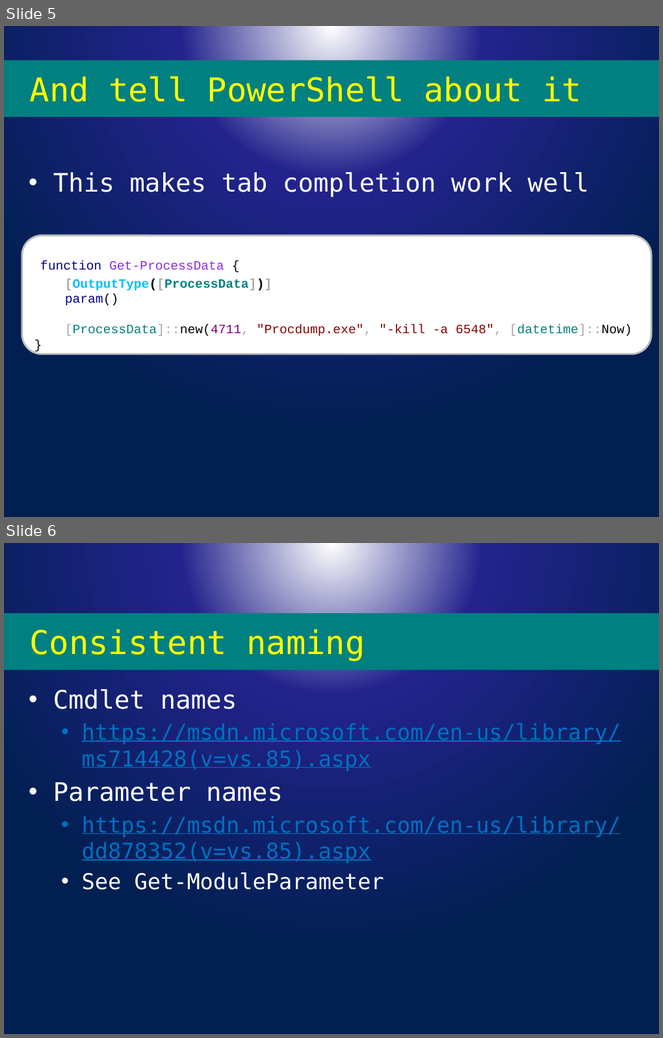
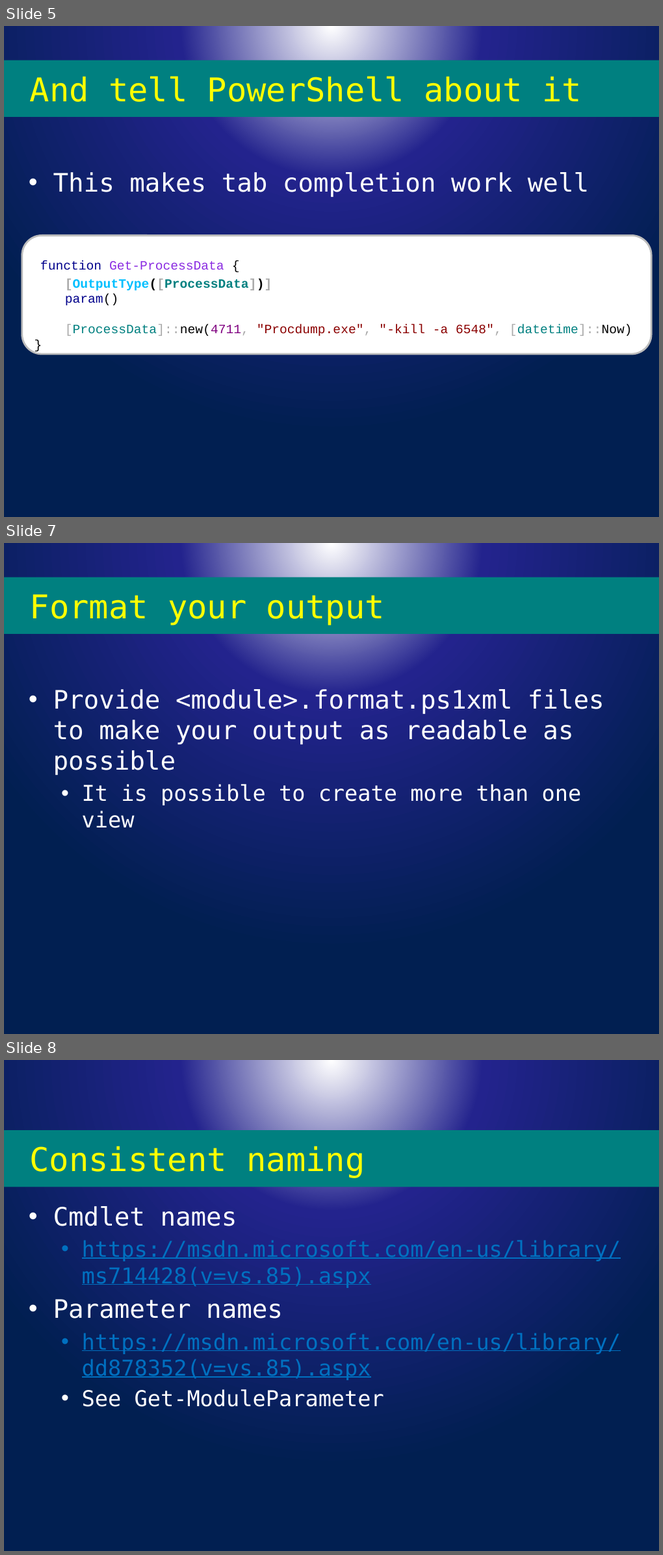
Before and after one commit to powercode/PSConfEU, a slide deck: PSCONFEU_Modules2017.pptx. Shown one above the other, each under a label of ours: slides 5 and 6 before the commit, slides 5, 7 and 8 after it; the slides between them are not shown. The pictures are 663x1038 and 663x1555 pixels, drawn with LibreOffice and Linux fonts; fonts in the diff are those of the drawing; background and template pictures are left out. Boxes give left, top, right and bottom in pixels: in the first picture for what was removed or moved away, otherwise in the second. Text is boxed around its words. In the diff, an @@ line names an element or a change of style, - is before the commit and + after.

```diff
--- a/PSCONFEU_Modules2017.pptx
+++ b/PSCONFEU_Modules2017.pptx
@@ slide 7 added at [4, 543, 659, 1034], background picture (left out) @@
@@ title added at [4, 577, 659, 634], fill #008080, 36 pt, text #FFFF00 @@
+Format your output
@@ text added at [53, 689, 605, 828], 28 pt, text #FFFFFF @@
+• Provide <module>.format.ps1xml files to make your output as readable as possible
+  • It is possible to create more than one view
@@ what was slide 6 is now slide 8 @@
```
Also in this commit, not shown: 3 slides changed, 4 other slides added, 2 slides removed, 2 other files.
